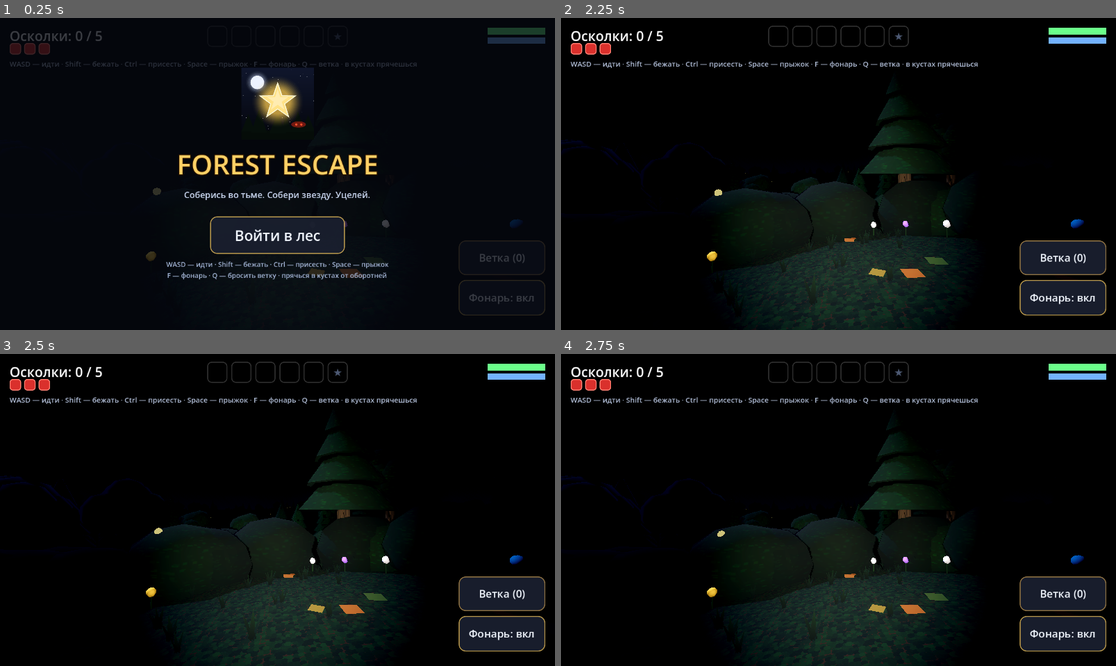
Above: before the commit, frames 1-4 (two rows, left to right).
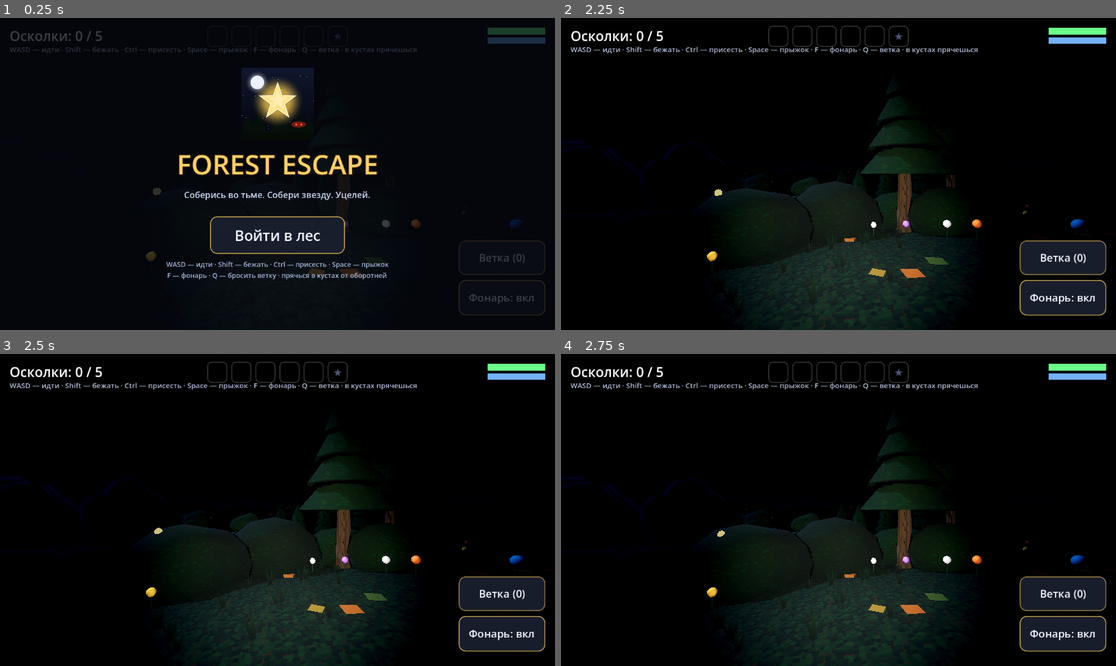
Above: after the commit, the same moments.

Repository: koziabra/forest_escape
Game: Godot game, scene res://Main.tscn
The game is run twice, just before and just after one commit, with the same random seed, the same clock (stepped at 60 frames per second) and the same inputs.
Inputs:
- Up to frame 1 (0.25 s): no input
- Up to frame 2 (2.25 s): click "Фонарь: вкл" at 0.5 s; click "Ветка (0)" at 1.25 s; click "Войти в лес" at 2 s
- Up to frame 3 (2.5 s): no input
- Up to frame 4 (2.75 s): no input

The runs differ from the first frame. In frame 1, 0.8% of the frame differs, in the area x 1-76%, y 8-68%; in frame 2, 1.8%, in the area x 1-85%, y 8-70%; in frame 3, 1.8%; in frame 4, 1.8%.

Commit message:
v3.5: убрана механика здоровья, меньше кустов
- Удар оборотня снова = мгновенная смерть (сердца/урон убраны из HUD).
- Кустов меньше (3600 -> 2000).

Co-Authored-By: Claude Opus 4.8 <noreply@anthropic.com>

Diff:
--- a/game.gd
+++ b/game.gd
@@ -722,7 +722,7 @@
 	var trans: Array = []
 	var cols: Array = []
 	var mesh_r := 1.0
-	for i in 3600:
+	for i in 2000:
 		var a := randf() * TAU
 		var r := randf_range(8.0, WORLD - 4.0)
 		var x := cos(a) * r
@@ -1241,33 +1241,6 @@
 	hud_count.add_theme_font_size_override("font_size", 28)
 	layer.add_child(hud_count)
 
-	# красный экран урона
-	damage_rect = ColorRect.new()
-	damage_rect.set_anchors_preset(Control.PRESET_FULL_RECT)
-	damage_rect.color = Color(0.7, 0.05, 0.03, 0.0)
-	damage_rect.mouse_filter = Control.MOUSE_FILTER_IGNORE
-	layer.add_child(damage_rect)
-
-	# здоровье (квадраты-сердца)
-	var hp := HBoxContainer.new()
-	hp.position = Vector2(20, 52)
-	hp.add_theme_constant_override("separation", 6)
-	hp.mouse_filter = Control.MOUSE_FILTER_IGNORE
-	layer.add_child(hp)
-	health_slots.clear()
-	for i in MAX_HEALTH:
-		var h := Panel.new()
-		h.custom_minimum_size = Vector2(24, 24)
-		h.mouse_filter = Control.MOUSE_FILTER_IGNORE
-		var hsb := StyleBoxFlat.new()
-		hsb.bg_color = Color(0.9, 0.2, 0.18, 0.95)
-		hsb.set_corner_radius_all(6)
-		hsb.set_border_width_all(2)
-		hsb.border_color = Color(1, 0.5, 0.45)
-		h.add_theme_stylebox_override("panel", hsb)
-		hp.add_child(h)
-		health_slots.append(hsb)
-
 	# ряд ячеек-осколков (по центру вверху), как в HTML
 	var inv := HBoxContainer.new()
 	inv.alignment = BoxContainer.ALIGNMENT_CENTER
@@ -1310,7 +1283,7 @@
 	layer.add_child(hud_msg)
 
 	var hint := Label.new()
-	hint.position = Vector2(20, 84)
+	hint.position = Vector2(20, 54)
 	hint.mouse_filter = Control.MOUSE_FILTER_IGNORE
 	hint.add_theme_font_size_override("font_size", 15)
 	hint.add_theme_color_override("font_color", Color(0.7, 0.75, 0.85))
@@ -2085,7 +2058,8 @@
 			head.rotation.x += (0.15 - head.rotation.x) * 0.1
 
 		if dist < WOLF_CATCH:
-			_hit_player(w)
+			_lose()
+			return
 
 
 func _animate_wolf_run(w: Dictionary, delta: float, speed: float) -> void:
